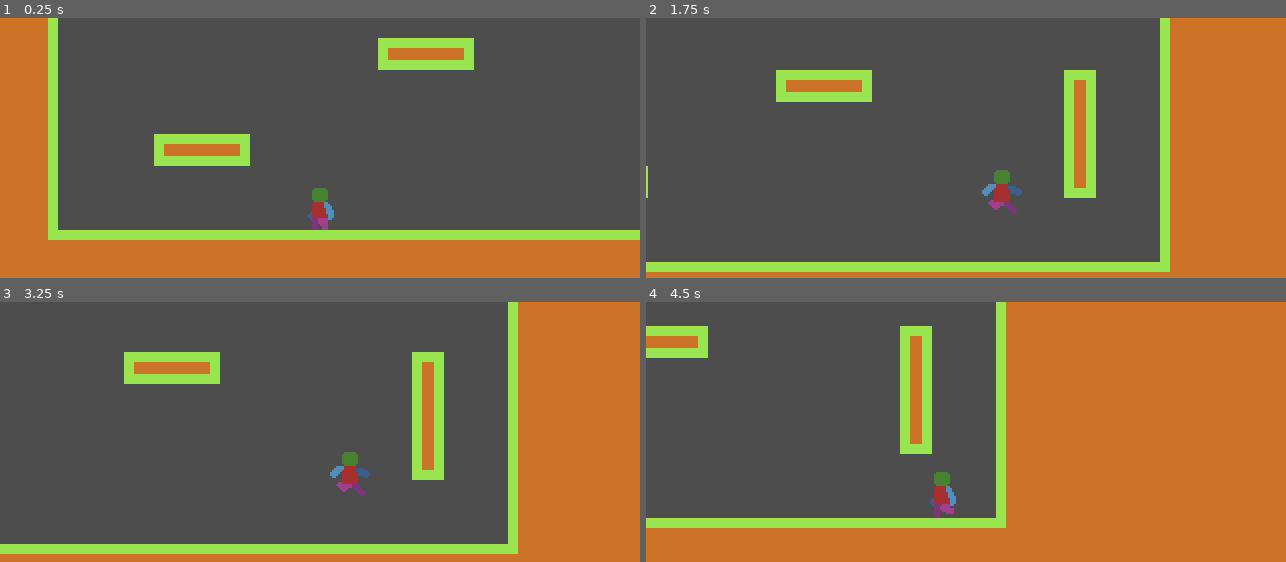
Above: before the commit, frames 1-4 (two rows, left to right).
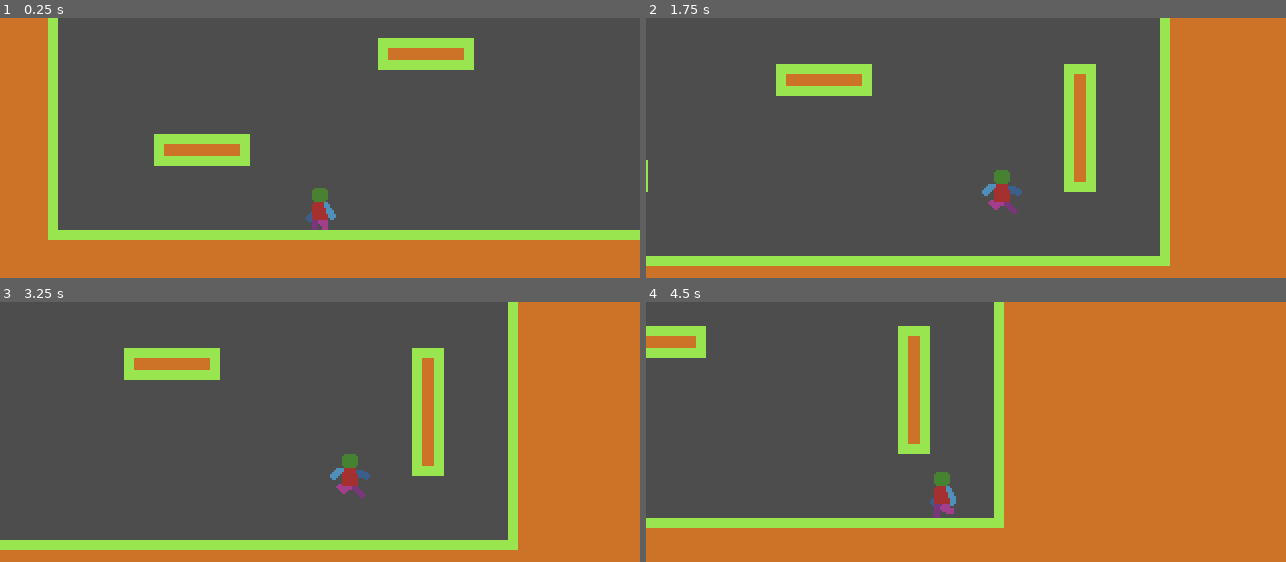
Above: after the commit, the same moments.

Repository: Vladimir91f/MyTest2DGame
Game: Godot game, scene res://MainScene/MainScene.tscn
The game is run twice, just before and just after one commit, with the same random seed, the same clock (stepped at 60 frames per second) and the same inputs.
Inputs:
- Up to frame 1 (0.25 s): no input
- Up to frame 2 (1.75 s): hold D (KeyRight) from 0.53 s (still down); tap Space (KeyJump) at 0.77, 1.52 s
- Up to frame 3 (3.25 s): release D (KeyRight) at 2.03 s; hold A (KeyLeft) 2.03-2.78 s; hold D (KeyRight) from 2.78 s (still down); tap Space (KeyJump) at 3.02 s
- Up to frame 4 (4.5 s): tap Space (KeyJump) at 3.77 s; release D (KeyRight) at 4.28 s; hold A (KeyLeft) from 4.28 s (still down)

The runs differ from the first frame. In frame 1, less than 0.1% of the frame differs, in the area x 47-53%, y 72-79%; in frame 2, 5.3%, in the area x 0-82%, y 17-98%; in frame 3, 3.7%; in frame 4, 1.2%.

Commit message:
Рефакторинг.

Diff:
--- a/Entities/Player/Player.gd
+++ b/Entities/Player/Player.gd
@@ -23,9 +23,6 @@
 # Gravity
 const GRAVITY_JUMP = 600
 
-# Jump
-const JUMP_MULTIPLIER = 0.5
-
 # WallJump
 var wallDirectionX = 0
 
@@ -45,7 +42,6 @@
 	HandleKeyInput()
 	HandleHorizontalMovement()
 	HandleSpriteFlipH()
-	HandleChangeState()
 
 	move_and_slide()
 
@@ -79,23 +75,5 @@
 	else:
 		wallDirectionX = Vector2.ZERO
 
-func HandleChangeState():
-
-	if ((wallDirectionX == Vector2.LEFT and keyJumpJustPressed and keyRightPressed)
-	or (wallDirectionX == Vector2.RIGHT and keyJumpJustPressed and keyLeftPressed)):
-		PlayerSM.ChangeState(WALL_JUMP)
-
-	if keyJumpJustPressed and is_on_floor():
-		PlayerSM.ChangeState(JUMP)
-
-	if not is_on_floor() and velocity.y >= 0:
-		PlayerSM.ChangeState(FALL)
-
-	if !keyJumpJustPressed and is_on_floor():
-		if moveDirectionX:
-			PlayerSM.ChangeState(RUN)
-		else:
-			PlayerSM.ChangeState(IDLE)
-
 func HandleSpriteFlipH():
 	Sprite.flip_h = facing < 1
--- a/Entities/Player/Player.tscn
+++ b/Entities/Player/Player.tscn
@@ -10,7 +10,7 @@
 [ext_resource type="Script" uid="uid://crdwyrlis0yiu" path="res://Entities/Player/States/WallJump.gd" id="8_x44r4"]
 
 [sub_resource type="RectangleShape2D" id="RectangleShape2D_ww0jn"]
-size = Vector2(10, 23)
+size = Vector2(8, 23)
 
 [sub_resource type="Animation" id="Animation_t38ms"]
 resource_name = "Fall"
@@ -171,9 +171,9 @@
 [node name="WallJump" type="Node2D" parent="Raycasts"]
 
 [node name="WallKickLeft" type="RayCast2D" parent="Raycasts/WallJump"]
-position = Vector2(-4.5, 14)
+position = Vector2(-3.5, 14)
 target_position = Vector2(-3, 0)
 
 [node name="WallKickRight" type="RayCast2D" parent="Raycasts/WallJump"]
-position = Vector2(4.5, 14)
+position = Vector2(3.5, 14)
 target_position = Vector2(3, 0)
--- a/Entities/Player/States/Fall.gd
+++ b/Entities/Player/States/Fall.gd
@@ -13,9 +13,16 @@
 	# делаем движения влево/вправо не такими быстрыми как на земле
 	player.HandleHorizontalMovement(AIR_ACCELERATION, AIR_DECELERATION)
 	player.HandleGravity(delta, GRAVITY_FALL)
+	# Ограничиваем максимальную скорость падения
 	HandleMaxFallVelocity()
+	# Добавляем обработку состояний
+	HandleStates([player.IDLE, player.RUN, player.JUMP, player.WALL_JUMP])
+	# Анимируем
 	player.Animator.play(player.FALL)
 
-# Ограничиваем максимальную скорость падения
 func HandleMaxFallVelocity():
 	if(player.velocity.y > MAX_FALL_VELOCITY): player.velocity.y = MAX_FALL_VELOCITY
+
+func Handle():
+	if not player.is_on_floor() and player.velocity.y >= 0:
+		player.PlayerSM.ChangeState(player.FALL)
--- a/Entities/Player/States/Idle.gd
+++ b/Entities/Player/States/Idle.gd
@@ -4,4 +4,11 @@
 	player.velocity = Vector2.ZERO
 
 func Update(_delta):
+	# Добавляем обработку состояний
+	HandleStates([player.RUN, player.JUMP])
+	# Анимируем
 	player.Animator.play(player.IDLE)
+
+func Handle():
+	if(player.moveDirectionX == 0 and player.is_on_floor()):
+		player.PlayerSM.ChangeState(player.IDLE)
--- a/Entities/Player/States/Jump.gd
+++ b/Entities/Player/States/Jump.gd
@@ -7,11 +7,18 @@
 	player.velocity.y = JUMP_VELOCITY
 
 func Update(_delta):
-	HandleJumpToFall()
+	HandleMaxJumpVelocity()
+	# Добавляем обработку состояний
+	HandleStates([player.FALL, player.WALL_JUMP])
+	# Анимируем
 	player.Animator.play(player.JUMP)
 
 #  Делаем высоту прыжка зависимой от длительности нажатия кнопки прыжка
-func HandleJumpToFall():
+func HandleMaxJumpVelocity():
 	if(!player.keyJumpPressed): # если игрок отпустил клавишу прыжка - уменьшить высоту прыжка
 		player.velocity.y *= JumpMultiplier
 		player.PlayerSM.ChangeState(player.FALL)
+
+func Handle():
+	if player.keyJumpJustPressed and player.is_on_floor():
+		player.PlayerSM.ChangeState(player.JUMP)
--- a/Entities/Player/States/Run.gd
+++ b/Entities/Player/States/Run.gd
@@ -4,4 +4,11 @@
 	pass
 
 func Update(_delta):
+	# Добавляем обработку состояний
+	HandleStates([player.IDLE, player.JUMP])
+	# Анимируем
 	player.Animator.play(player.RUN)
+
+func Handle():
+	if player.moveDirectionX != 0 and player.is_on_floor():
+		player.PlayerSM.ChangeState(player.RUN)
--- a/Entities/Player/States/WallJump.gd
+++ b/Entities/Player/States/WallJump.gd
@@ -6,4 +6,12 @@
 	player.velocity.y = WALL_JUMP_VELOCITY
 
 func Update(_delta):
+	# Добавляем обработку состояний
+	HandleStates([player.FALL])
+	# Анимируем
 	player.Animator.play(player.WALL_JUMP)
+
+func Handle():
+	if ((player.wallDirectionX == Vector2.LEFT and player.keyJumpPressed and player.keyRightPressed)
+	or (player.wallDirectionX == Vector2.RIGHT and player.keyJumpPressed and player.keyLeftPressed)):
+		player.PlayerSM.ChangeState(player.WALL_JUMP)
--- a/MainScene/MainScene.tscn
+++ b/MainScene/MainScene.tscn
@@ -98,9 +98,9 @@
 
 [node name="MainScene" type="Node2D"]
 
+[node name="Player" parent="." instance=ExtResource("2_dbufk")]
+position = Vector2(83, 143)
+
 [node name="Ground" type="TileMapLayer" parent="."]
 tile_map_data = PackedByteArray("AAD9/woAAAABAAAAAAD+/woAAAABAAAAAAD//woAAAABAAAAAAAAAAoAAAABAAAAAAABAAoAAAABAAAAAAACAA …(13840 unchanged characters)…
 tile_set = SubResource("TileSet_w4t61")
-
-[node name="Player" parent="." instance=ExtResource("2_dbufk")]
-position = Vector2(83, 143)
--- a/StateMachine/State.gd
+++ b/StateMachine/State.gd
@@ -1,4 +1,6 @@
 class_name State extends Node
+
+var AllStates: Dictionary[String, State] = {}
 
 func Enter():
 	pass
@@ -8,3 +10,13 @@
 
 func Update(_delta: float):
 	pass
+
+# Обработка входа в состояние
+func Handle():
+	pass
+
+# Обработка состояний
+func HandleStates(names: Array[String]):
+	for state in AllStates.values():
+		if(state.name in names):
+			state.Handle()
--- a/StateMachine/StateMachine.gd
+++ b/StateMachine/StateMachine.gd
@@ -5,8 +5,6 @@
 @onready var _currentState: State = (func get_initial_state() -> State:
 	return InitialState if InitialState != null else get_child(0)
 ).call()
-
-var States: Dictionary = {}
 
 # Called when the node enters the scene tree for the first time.
 func _ready() -> void:
@@ -17,8 +15,12 @@
 	_currentState.Update(delta)
 
 func Initialize():
+	var allStates: Dictionary[String, State] = {}
 	for stateNode: State in self.get_children():
-		States[stateNode.name] = stateNode
+		allStates[stateNode.name] = stateNode
+
+	for state in allStates.values():
+		state.AllStates = allStates
 
 func ChangeState(newStateName):
 	if not has_node(newStateName):
@@ -31,3 +33,5 @@
 	var newState = get_node(newStateName)
 	_currentState = newState
 	_currentState.Enter()
+
+	#print("Переход из состояния: " + previousState.name + " в состояние: " + newState.name)
